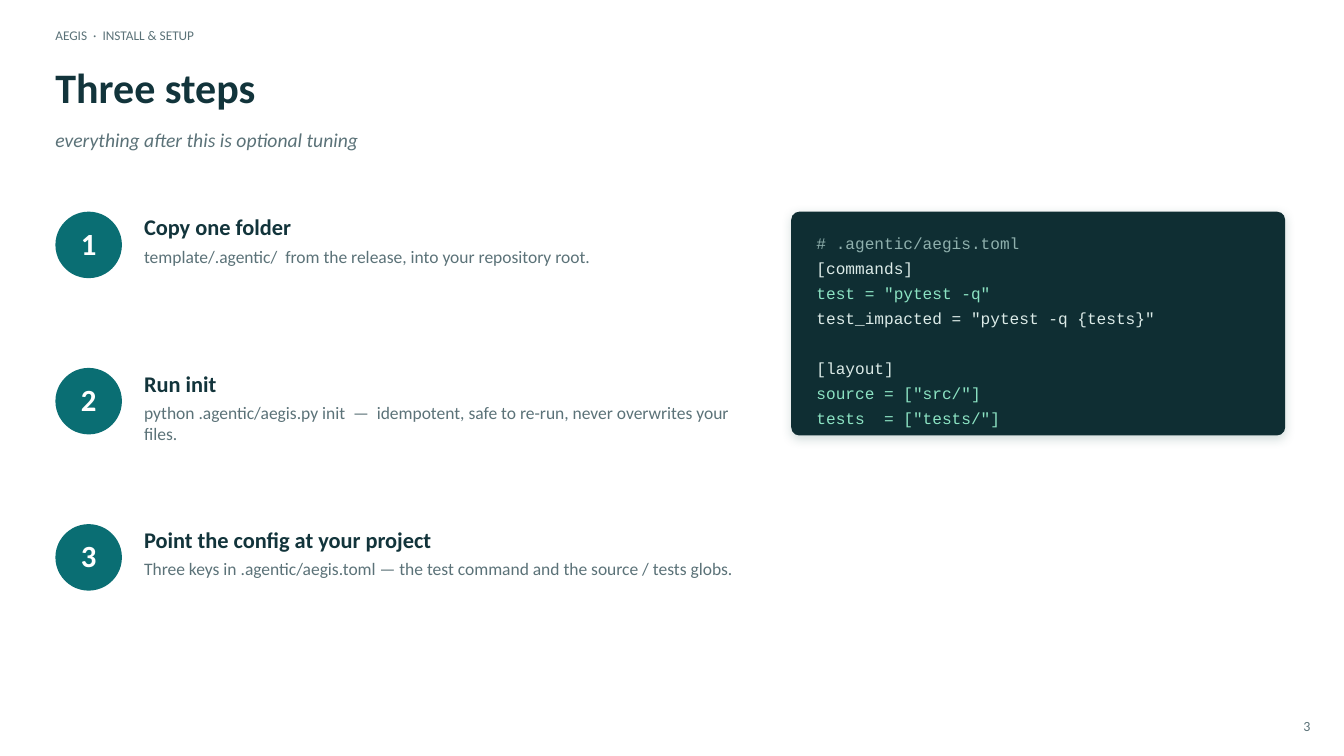
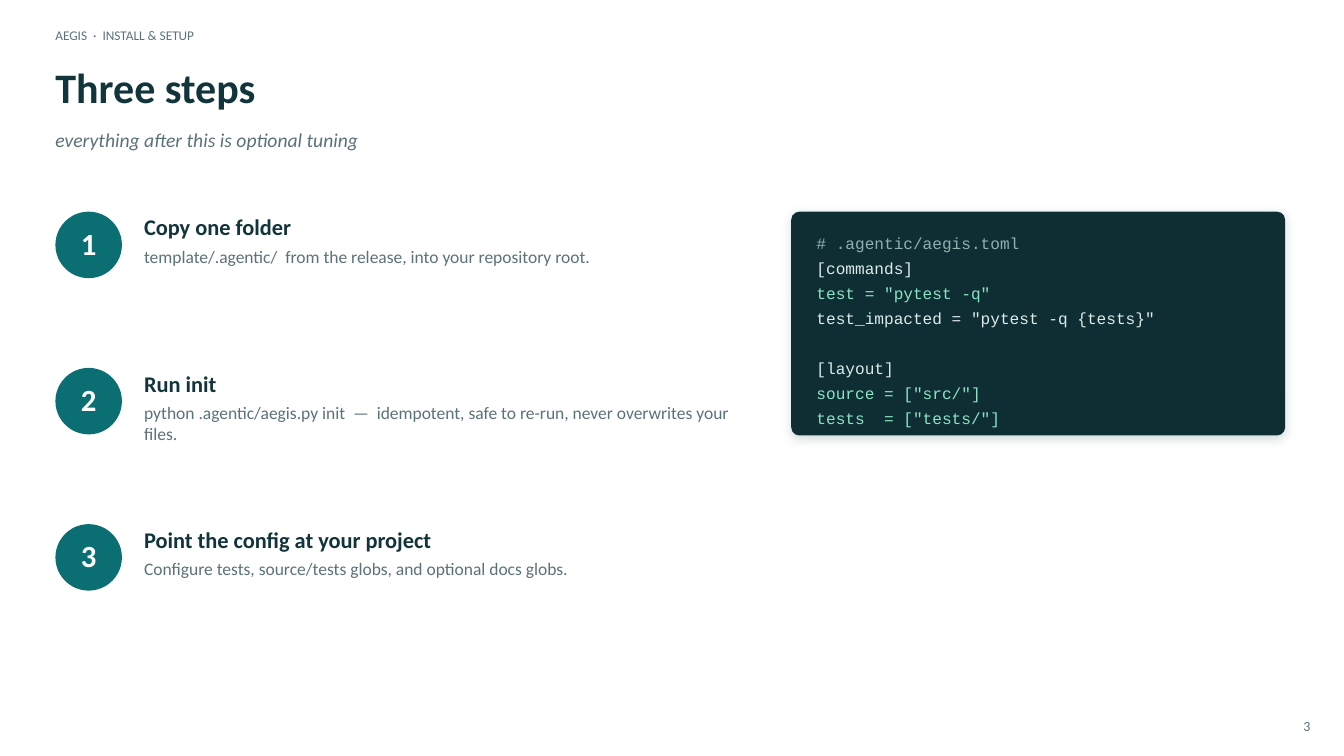
Before and after one commit to DDP-Engineering/Agentic_Engineering_Governance_Integrity_System, a slide deck: slide 3 of 06_SoftwareDocu/01_Install_and_Setup.pptx. Drawn at 1344x756 pixels with LibreOffice and Linux fonts; fonts in the diff are those of the drawing. Boxes give left, top, right and bottom in pixels: in the first picture for what was removed or moved away, otherwise in the second. Text is boxed around its words. In the diff, an @@ line names an element or a change of style, - is before the commit and + after.

Commit message:
feat(aegis): add compact stage summaries

```diff
--- a/06_SoftwareDocu/01_Install_and_Setup.pptx
+++ b/06_SoftwareDocu/01_Install_and_Setup.pptx
@@ text at (144,563,568,578): text changed @@
-Three keys in .agentic/aegis.toml — the test command and the source / tests globs.
+Configure tests, source/tests globs, and optional docs globs.
```
Also in this commit, not shown: 2 other slides changed, 59 other files.
